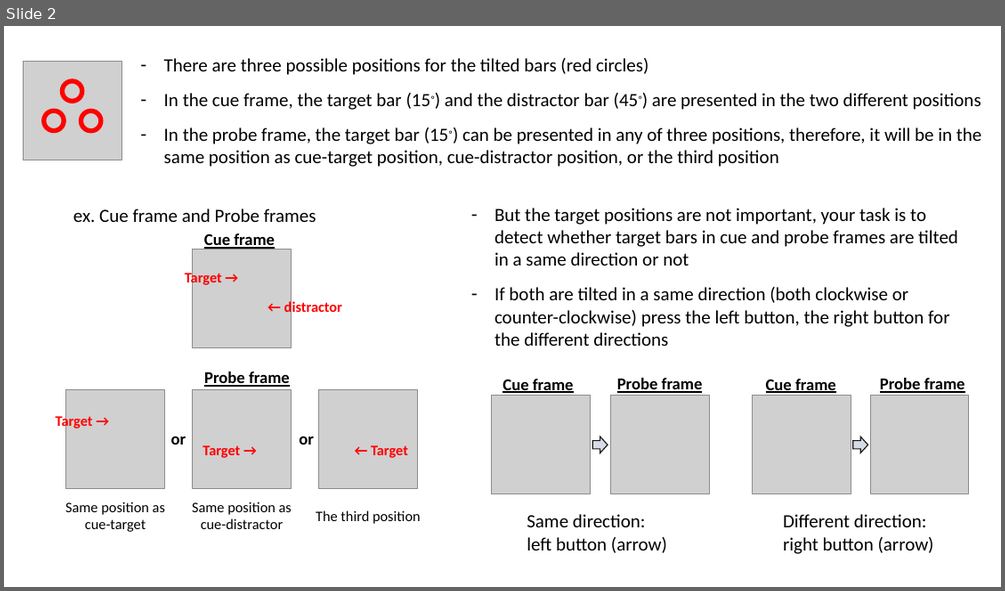
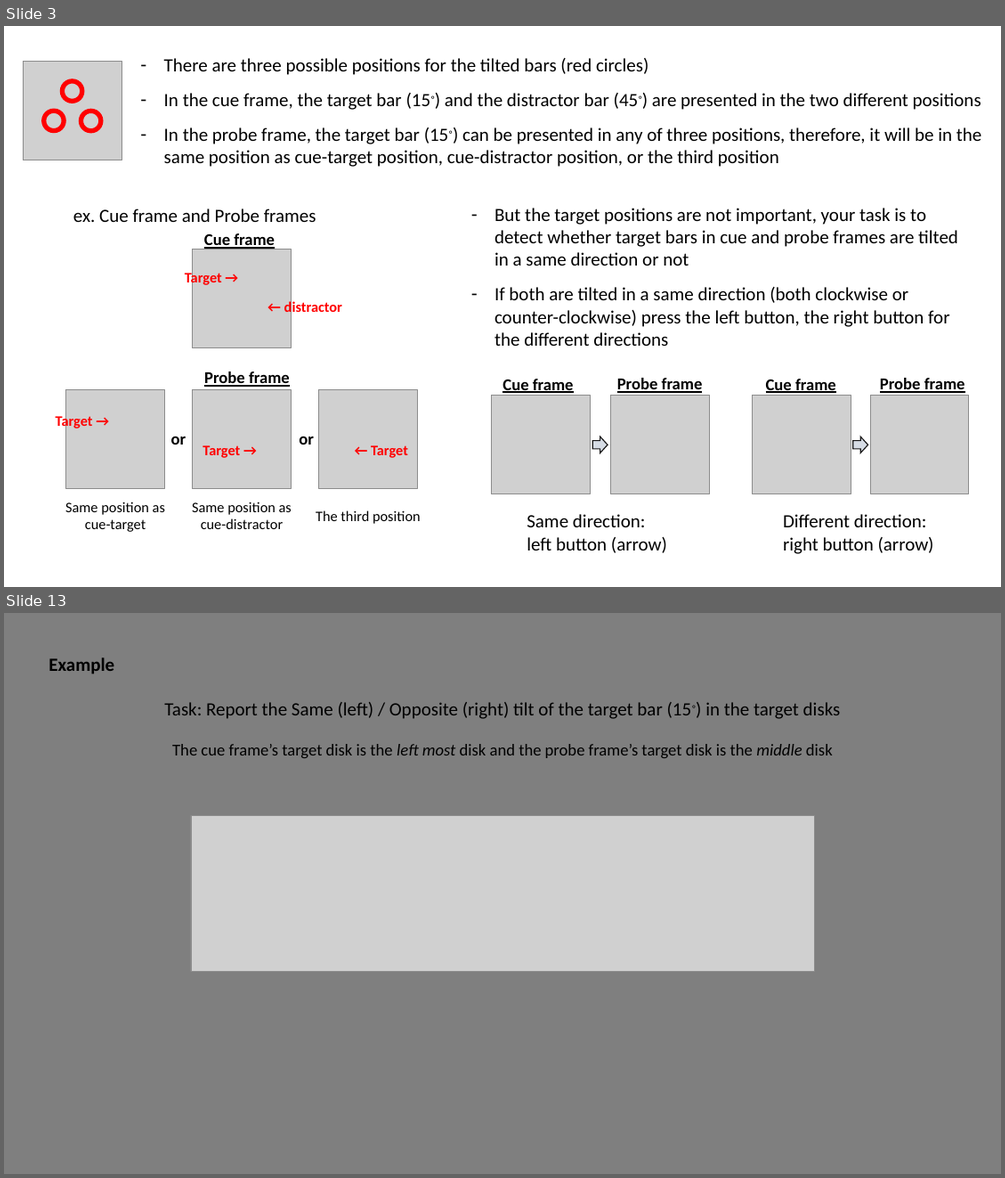
Before and after one commit to Ohyeon5/TPD_priority_map, a slide deck: Instructions/Instruction for observers.pptx. Shown one above the other, each under a label of ours: slide 2 before the commit, slides 3 and 13 after it; the slides between them are not shown. The pictures are 1005x591 and 1005x1178 pixels, drawn with LibreOffice and Linux fonts; fonts in the diff are those of the drawing; grey boxes stand for pictures. Boxes give left, top, right and bottom in pixels: in the first picture for what was removed or moved away, otherwise in the second. Text is boxed around its words. In the diff, an @@ line names an element or a change of style, - is before the commit and + after.

```diff
--- a/Instructions/Instruction for observers.pptx
+++ b/Instructions/Instruction for observers.pptx
@@ slide 13 added at (4,613,1001,1174), background #7F7F7F @@
@@ text added at (48,657,841,758), 18 pt, text #000000 @@
+Example
+Task: Report the Same (left) / Opposite (right) tilt of the target bar (15◦) in the target disks
+The cue frame’s target disk is the left most disk and the probe frame’s target disk is the middle disk
@@ picture added at (191,816,814,971) @@
@@ what was slide 2 is now slide 3 @@
```
Also in this commit, not shown: 1 slide changed, 11 other slides added, 8 other files.
